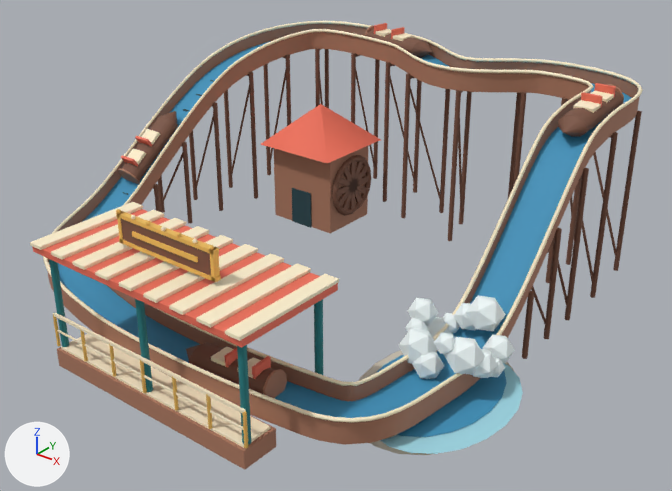
Two versions of the glTF model games/brightway-park/public/art/models/ride_logflume.glb, one commit apart.
One viewpoint serves both versions: a 50 mm camera at (15.53, -18.77, 12.89) aimed at (0.91, -0.5, 1.56). Arrows for +X, +Y and +Z are at lower left; the lights stay in place. The picture after the commit comes second. Where no turn or scale is listed for an object, it has been applied to the vertices.

Names of what the first picture shows: 'ride_logflume_0', 'ride_logflume_1', 'ride_logflume_10', 'ride_logflume_11', 'ride_logflume_2', 'ride_logflume_3', 'ride_logflume_5', 'ride_logflume_6', 'ride_logflume_7', 'ride_logflume_8', 'ride_logflume_9' and 1 more.
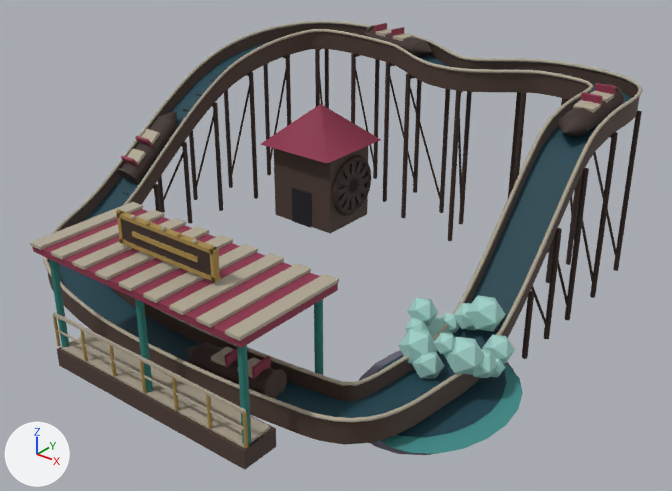
Pixel boxes (x1, y1, x2, y2) of what changed, in the pictures (672 x 491 px):
```json
{"object": "ride_logflume_1", "change": "recoloured", "before": [30, 21, 643, 448], "after": [30, 21, 643, 448]}
{"object": "ride_logflume_0", "change": "recoloured", "before": [48, 24, 640, 445], "after": [48, 24, 640, 445]}
{"object": "ride_logflume_3", "change": "recoloured", "before": [121, 29, 642, 394], "after": [121, 29, 642, 394]}
{"object": "ride_logflume_2", "change": "recoloured", "before": [49, 41, 632, 437], "after": [49, 41, 632, 437]}
{"object": "ride_logflume_11", "change": "recoloured", "before": [32, 23, 616, 379], "after": [32, 23, 616, 379]}
{"object": "ride_logflume_8", "change": "recoloured", "before": [57, 25, 624, 470], "after": [57, 25, 624, 470]}
{"object": "ride_logflume_7", "change": "recoloured", "before": [398, 295, 515, 379], "after": [398, 295, 515, 379], "on screen": "white to cyan"}
{"object": "ride_logflume_5", "change": "recoloured", "before": [380, 363, 523, 454], "after": [380, 363, 523, 454], "on screen": "darker"}
{"object": "ride_logflume_9", "change": "recoloured", "before": [53, 209, 248, 448], "after": [53, 209, 248, 448]}
{"object": "ride_logflume_6", "change": "recoloured", "before": [359, 350, 514, 455], "after": [359, 350, 514, 455]}
```

Scene script edits in JSON lines:
```json
{"op": "set", "path": "mat_material_0.base_color", "old": "(0.418, 0.191, 0.117)", "new": "(0.0742, 0.0437, 0.0331)", "note": "brown #ad7960 -> brown #4d3b33"}
{"op": "set", "path": "mat_material_1.base_color", "old": "(1.0, 0.88, 0.624)", "new": "(0.44, 0.392, 0.301)", "note": "beige #fff1cf -> grey #b1a895"}
{"op": "set", "path": "mat_material_2.base_color", "old": "(0.0467, 0.292, 0.509)", "new": "(0.00802, 0.0545, 0.0782)", "note": "blue #3d93bd -> dark cyan #16424f"}
{"op": "set", "path": "mat_material_3.base_color", "old": "(0.195, 0.0844, 0.0513)", "new": "(0.0423, 0.0232, 0.0176)", "note": "brown #7a5240 -> brown #3a2a24"}
{"op": "set", "path": "mat_material_5.base_color", "old": "(0.347, 0.687, 0.791)", "new": "(0.0497, 0.262, 0.254)", "note": "cyan #9fd8e6 -> cyan #3f8c8a"}
{"op": "set", "path": "mat_material_6.base_color", "old": "(0.624, 0.571, 0.468)", "new": "(0.156, 0.144, 0.195)", "note": "pale yellow #cfc7b6 -> grey #6e6a7a"}
{"op": "set", "path": "mat_material_7.base_color", "old": "(0.855, 0.939, 0.939)", "new": "(0.347, 0.631, 0.578)", "note": "white #eef8f8 -> cyan #9fd0c8"}
{"op": "set", "path": "mat_material_8.base_color", "old": "(0.418, 0.191, 0.117)", "new": "(0.0742, 0.0437, 0.0331)", "note": "brown #ad7960 -> brown #4d3b33"}
{"op": "set", "path": "mat_material_9.base_color", "old": "(0.847, 0.503, 0.107)", "new": "(0.381, 0.254, 0.0685)", "note": "orange #edbc5c -> brown #a68a4a"}
{"op": "set", "path": "mat_material_11.base_color", "old": "(0.863, 0.162, 0.0999)", "new": "(0.262, 0.0284, 0.0685)", "note": "red #ef7059 -> red #8c2f4a"}
```
